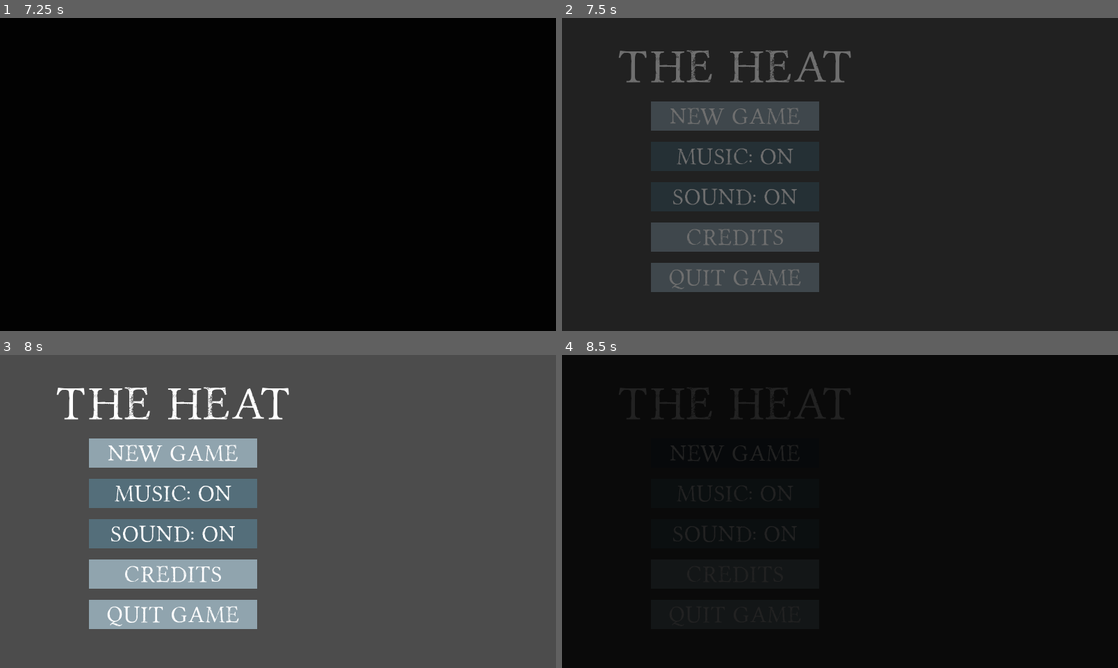
Above: before the commit, frames 1-4 (two rows, left to right).
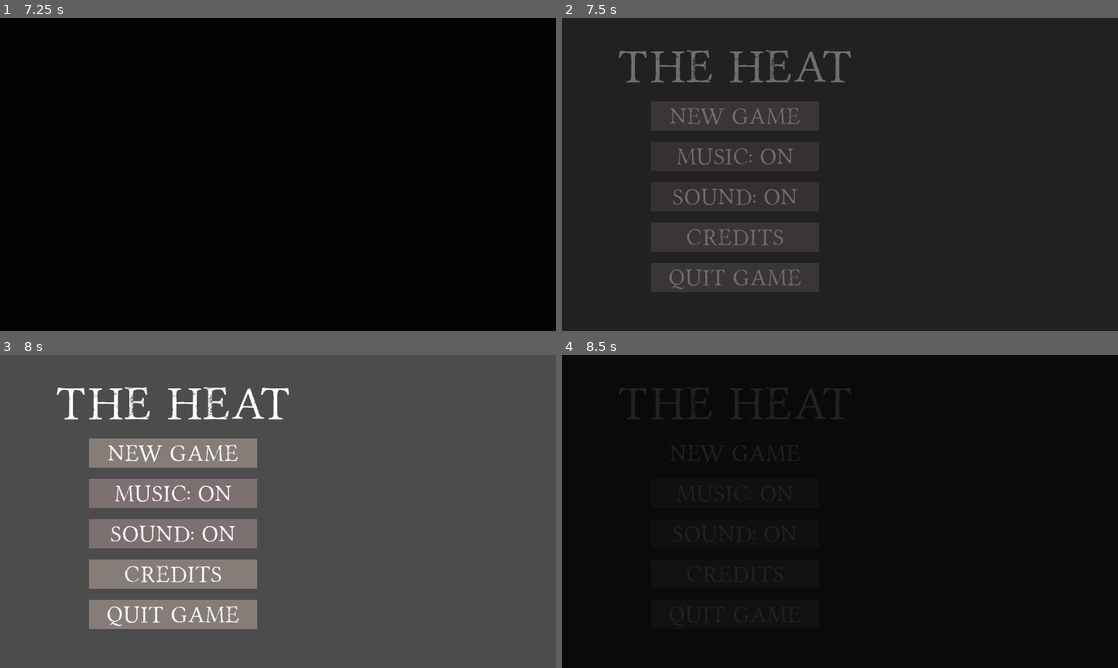
Above: after the commit, the same moments.

Repository: dzejpi/the-heat
Game: Godot game, scene res://scenes/SplashScene.tscn
The game is run twice, just before and just after one commit, with the same random seed, the same clock (stepped at 60 frames per second) and the same inputs.
Inputs (mouse positions are in pixels of both pictures, inside the frame that each line leads up to):
- Up to frame 1 (7.25 s): move the mouse to (400, 158) at 0.52 s; hold D (move_right) 0.53-1.28 s; tap Space (dialog_end) at 0.6, 2.75, 5.75 s; move the mouse to (166, 190) at 1.27 s; hold S (move_down) 1.28-2.03 s; click (166, 190) at 1.35 s; tap Enter at 2, 5 s; move the mouse to (333, 105) at 2.02 s; hold D (move_right) 2.03-2.78 s; tap 1 (item_1) at 2.1 s; move the mouse to (250, 237) at 2.77 s; hold W (move_up) 2.78-3.53 s; tap 2 (item_2) at 2.85 s; move the mouse to (444, 221) at 3.52 s; hold A (move_left) 3.53-5.03 s; tap 3 (item_3) at 3.6 s; tap Escape (game_pause) at 4.15 s; move the mouse to (111, 127) at 4.27 s; tap 4 (item_4) at 4.35 s; move the mouse to (305, 174) at 5.02 s; hold S (move_down) 5.03-5.78 s; tap Mouse wheel down (item_change_down) at 5.1 s; move the mouse to (194, 96) at 5.77 s; hold D (move_right) 5.78-6.53 s; tap Mouse wheel up (item_change_up) at 5.85 s; move the mouse to (400, 158) at 6.52 s; hold W (move_up) from 6.53 s (still down); hold Shift (move_sprint) from 6.53 s (still down)
- Up to frame 2 (7.5 s): move the mouse to (728, 190) at 7.27 s; release W (move_up) at 7.28 s; release Shift (move_sprint) at 7.28 s; hold D (move_right) from 7.28 s (still down); tap Space (dialog_end) at 7.35 s
- Up to frame 3 (8 s): keep holding D (move_right)
- Up to frame 4 (8.5 s): release D (move_right) at 8 s; click "New Game" at 8 s

Frame 1 is identical in both runs. In frame 3, 13% of the frame differs, in the area x 16-47%, y 26-88%; in frame 4, less than 0.1%.

Commit message:
Updated button backgrounds and made ingame labels invisible when the game is paused or over.

Diff:
--- a/scripts/GlobalVar.gd
+++ b/scripts/GlobalVar.gd
@@ -22,3 +22,6 @@
 		timer_countdown -= (1 * delta)
 	elif field_amount < 20:
 		is_game_over = true
+
+	if is_game_over:
+		field_amount = 0
--- a/scripts/PlayerScript.gd
+++ b/scripts/PlayerScript.gd
@@ -137,6 +137,8 @@
 		process_object_prompt(observed_object, "")
 		crop_health_label.text = ""
 		crop_status_label.text = ""
+
+	toggle_labels()
 
 func _physics_process(delta):
 
@@ -301,3 +303,23 @@
 		speed = 0
 	else:
 		speed = 8
+
+
+func toggle_labels():
+		# Stop displaying if game is paused or over
+	if GlobalVar.is_game_paused or GlobalVar.is_game_over:
+		fields_left_label.hide()
+		crop_status_label.hide()
+		crop_health_label.hide()
+		carry_status_label.hide()
+		tooltip_label.hide()
+		prompt_label.hide()
+		fields_left_label.hide()
+	else:
+		fields_left_label.show()
+		crop_status_label.show()
+		crop_health_label.show()
+		carry_status_label.show()
+		tooltip_label.show()
+		prompt_label.show()
+		fields_left_label.show()
Binary file changed: assets/visual/ui/main_menu/ase_menu_buttons.aseprite
Binary file changed: assets/visual/ui/main_menu/menu_btn_disabled.png
Binary file changed: assets/visual/ui/main_menu/menu_btn_focused.png
Binary file changed: assets/visual/ui/main_menu/menu_btn_hover.png
Binary file changed: assets/visual/ui/main_menu/menu_btn_normal.png
Binary file changed: assets/visual/ui/main_menu/menu_btn_pressed.png
